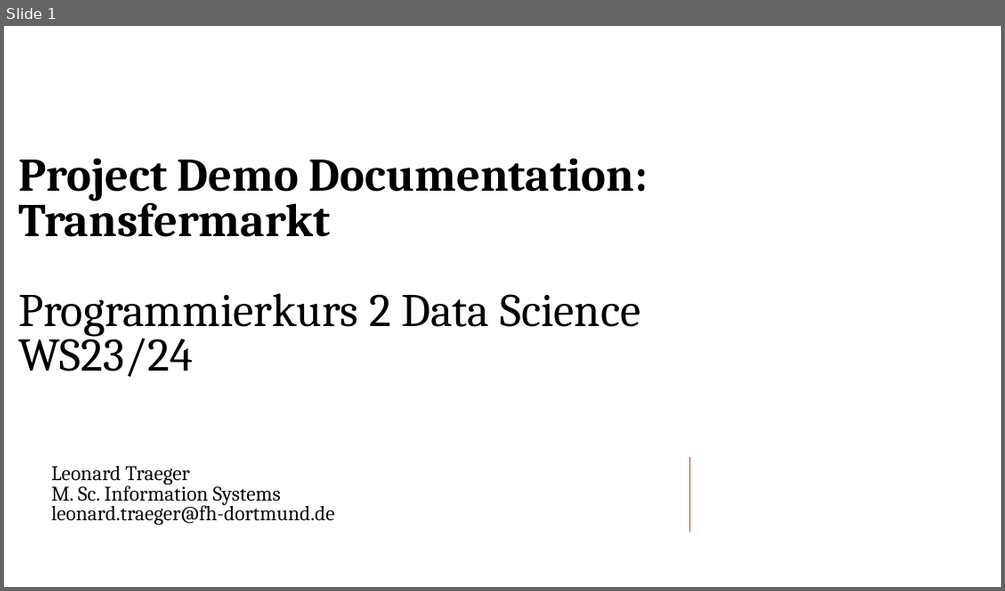
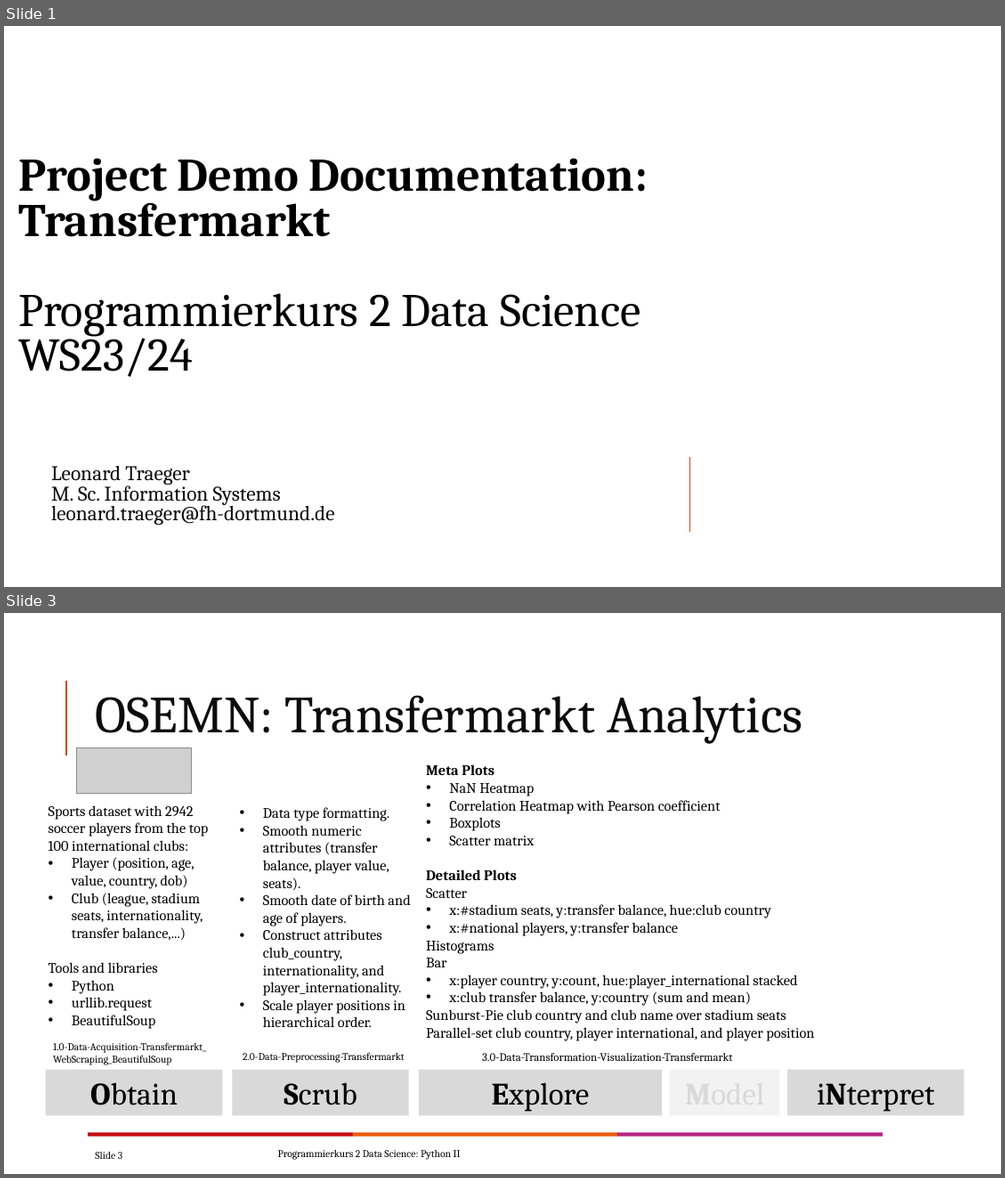
Before and after one commit to leotraeg/FHDTM-P2DS-WS2324, a slide deck: Data Science Projekt Demo/Dokumentation/FHDTM-P2DS-WS2324-Project-Demo-Documentation.pptx. Shown one above the other, each under a label of ours: slide 1 before the commit, slides 1 and 3 after it; the slides between them are not shown. The pictures are 1005x591 and 1005x1178 pixels, drawn with LibreOffice and Linux fonts; fonts in the diff are those of the drawing; grey boxes stand for pictures; background and template pictures are left out. Boxes give left, top, right and bottom in pixels: in the first picture for what was removed or moved away, otherwise in the second. Text is boxed around its words. In the diff, an @@ line names an element or a change of style, - is before the commit and + after.

```diff
--- a/Data Science Projekt Demo/Dokumentation/FHDTM-P2DS-WS2324-Project-Demo-Documentation.pptx
+++ b/Data Science Projekt Demo/Dokumentation/FHDTM-P2DS-WS2324-Project-Demo-Documentation.pptx
@@ slide 3 added at bbox=[4, 613, 1001, 1174], background #FFFFFF @@
@@ line added from (66, 755) to (66, 681), #D34817 1.5 pt @@
@@ title added at bbox=[95, 695, 802, 744], 50 pt, text #0C0C0C @@
+OSEMN: Transfermarkt Analytics
@@ picture added at bbox=[77, 747, 191, 794] @@
@@ text added at bbox=[426, 764, 814, 1041], 14 pt, text #000000 @@
+Meta Plots
+• NaN Heatmap
+• Correlation Heatmap with Pearson coefficient
+• Boxplots
+• Scatter matrix
+Detailed Plots
+Scatter
+        • x:#stadium seats, y:transfer balance, hue:club country
+        • x:#national players, y:transfer balance
+Histograms
+Bar
+• x:player country, y:count, hue:player_international stacked
+• x:club transfer balance, y:country (sum and mean)
+Sunburst-Pie club country and club name over stadium seats
+Parallel-set club country, player international, and player position
@@ text added at bbox=[48, 805, 209, 1029], 14 pt, text #000000 @@
+Sports dataset with 2942 soccer players from the top 100 international clubs:
+• Player (position, age, value, country, dob)
+• Club (league, stadium seats, internationality, transfer balance,...)
+Tools and libraries
+• Python
+• urllib.request
+• BeautifulSoup
@@ text added at bbox=[263, 807, 410, 1027], 14 pt, text #000000 @@
+• Data type formatting.
+• Smooth numeric attributes (transfer balance, player value, seats).
+• Smooth date of birth and age of players.
+• Construct attributes club_country, internationality, and player_internationality.
+• Scale player positions in hierarchical order.
@@ text added at bbox=[53, 1042, 206, 1065], 10 pt, text #000000 @@
+1.0-Data-Acquisition-Transfermarkt_
+WebScraping_BeautifulSoup
@@ text added at bbox=[243, 1052, 404, 1062], 10 pt, text #000000 @@
+2.0-Data-Preprocessing-Transfermarkt
@@ text added at bbox=[482, 1053, 732, 1061], 11 pt, text #000000 @@
+3.0-Data-Transformation-Visualization-Transfermarkt
@@ rectangle added at bbox=[46, 1070, 222, 1116], fill #D9D9D9, 30 pt, text #000000 @@
+Obtain
@@ rectangle added at bbox=[232, 1070, 409, 1116], fill #D9D9D9, 30 pt, text #000000 @@
+Scrub
@@ rectangle added at bbox=[419, 1070, 663, 1116], fill #D9D9D9, 30 pt, text #000000 @@
+Explore
@@ rectangle added at bbox=[670, 1070, 779, 1116], fill #F2F2F2, 30 pt, text #D9D9D9 @@
+Model
@@ rectangle added at bbox=[788, 1070, 964, 1116], fill #D9D9D9, 30 pt, text #000000 @@
+iNterpret
@@ rectangle added at bbox=[88, 1133, 353, 1136], fill #C60C0F @@
@@ rectangle added at bbox=[353, 1133, 618, 1136], fill #EA5B0C @@
@@ rectangle added at bbox=[617, 1133, 882, 1136], fill #B62584 @@
@@ page number added at bbox=[95, 1151, 122, 1159], 10 pt, text #0C0C0C @@
+Slide 3
@@ text added at bbox=[278, 1150, 461, 1159], 10 pt, text #000000 @@
+Programmierkurs 2 Data Science: Python II
```
Also in this commit, not shown: 1 slide changed, 2 other files.
